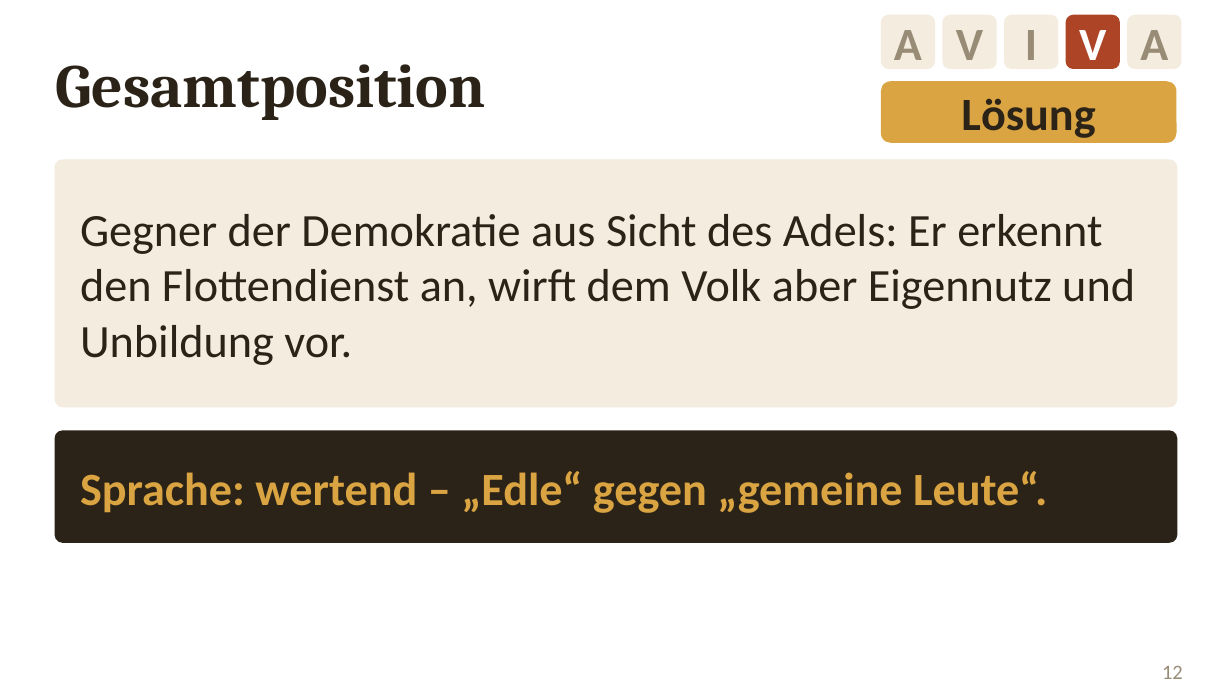
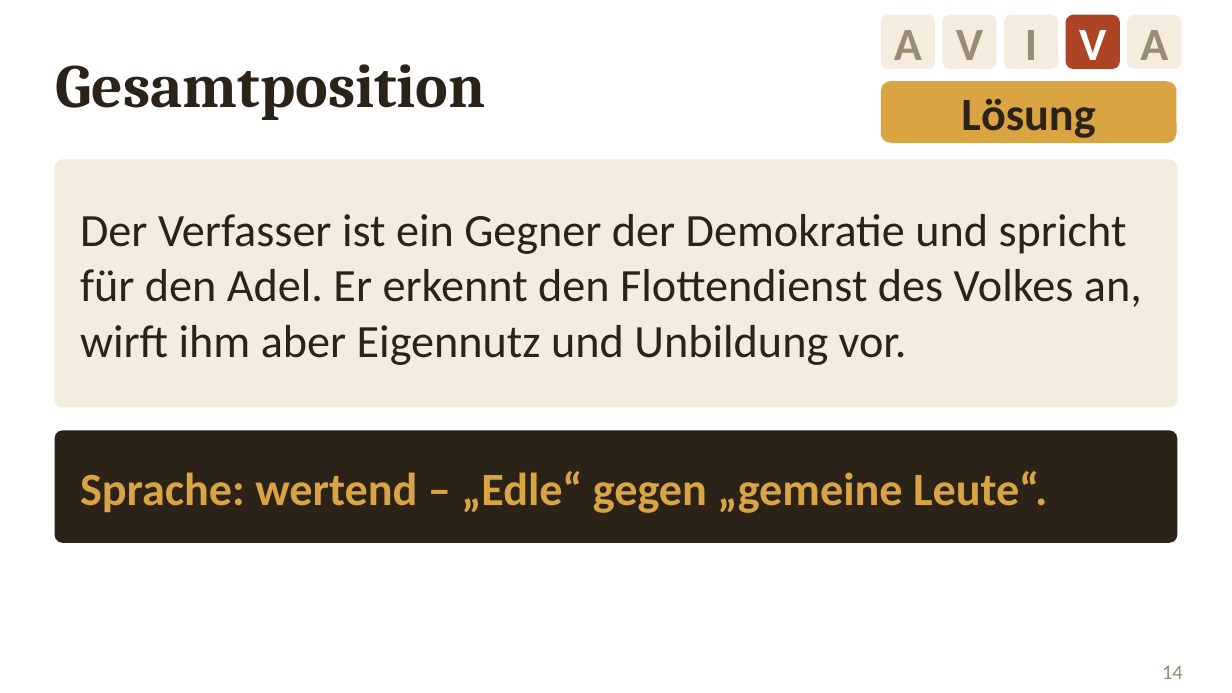
Before and after one commit to golzkonstantin-gif/Schule, a slide deck: slide 14 of Geschichte_11/Probeklausur_PseudoXenophon/Folien_Probeklausur.pptx (slide 12 before the commit). Drawn at 1232x693 pixels with LibreOffice and Linux fonts; fonts in the diff are those of the drawing. Boxes give left, top, right and bottom in pixels: in the first picture for what was removed or moved away, otherwise in the second. Text is boxed around its words. In the diff, an @@ line names an element or a change of style, - is before the commit and + after.

```diff
--- a/Geschichte_11/Probeklausur_PseudoXenophon/Folien_Probeklausur.pptx
+++ b/Geschichte_11/Probeklausur_PseudoXenophon/Folien_Probeklausur.pptx
@@ text at <box>80,214,1142,365</box>: text changed @@
-Gegner der Demokratie aus Sicht des Adels: Er erkennt den Flottendienst an, wirft dem Volk aber Eigennutz und Unbildung vor.
+Der Verfasser ist ein Gegner der Demokratie und spricht für den Adel. Er erkennt den Flottendienst des Volkes an, wirft ihm aber Eigennutz und Unbildung vor.
@@ page number at <box>1162,666,1183,679</box>: text changed @@
-12
+14
```
Also in this commit, not shown: 3 other slides changed, 3 slides added, 1 slide removed, 3 other files.
